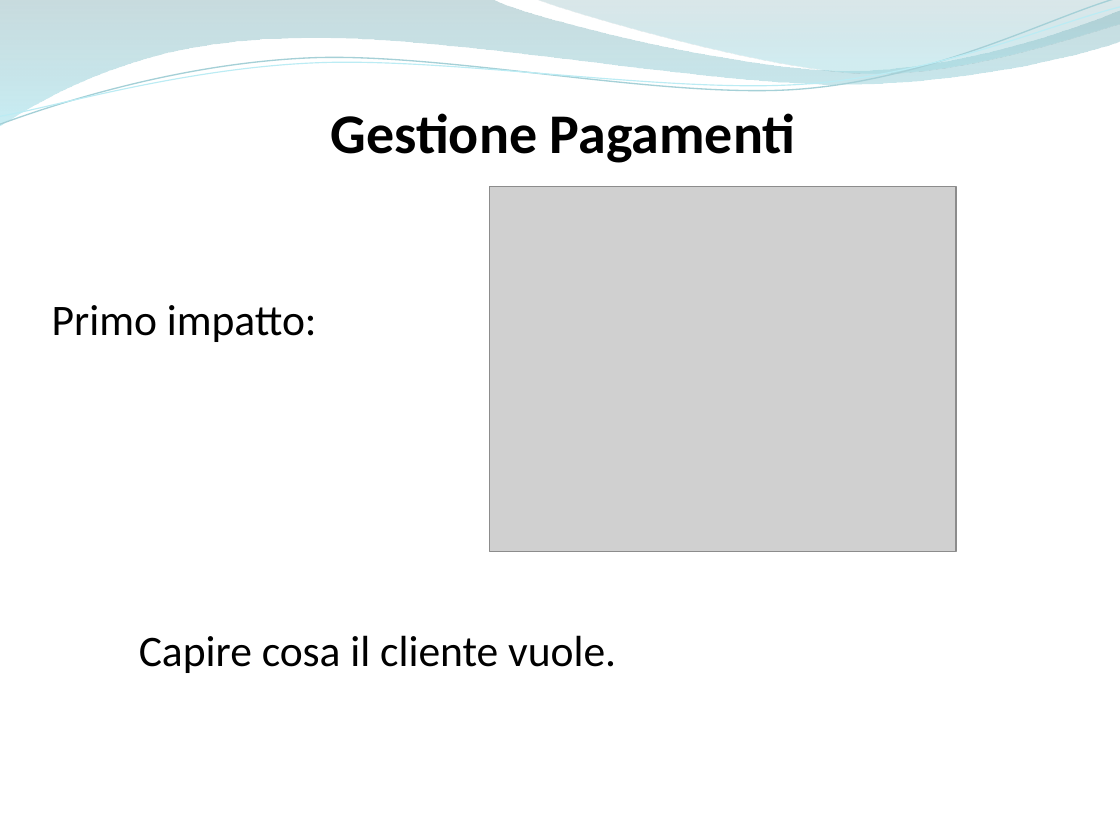
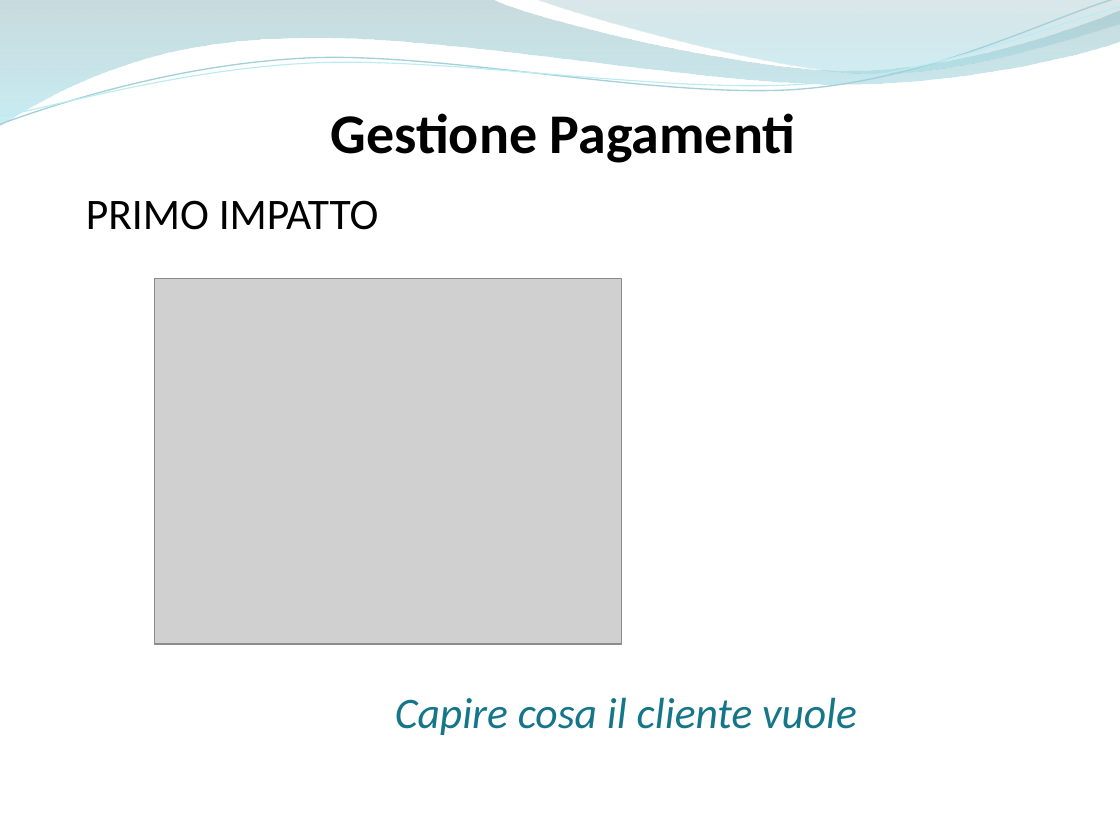
Before and after one commit to ammirate/at-silo, a slide deck: slide 2 of Presentazione/Atsilo2/Parisi/Atsilo_M_Parisi.pptx (slide 3 before the commit). Drawn at 1120x840 pixels with LibreOffice and Linux fonts; fonts in the diff are those of the drawing; grey boxes stand for pictures. Boxes give left, top, right and bottom in pixels: in the first picture for what was removed or moved away, otherwise in the second. Text is boxed around its words. In the diff, an @@ line names an element or a change of style, - is before the commit and + after.

```diff
--- a/Presentazione/Atsilo2/Parisi/Atsilo_M_Parisi.pptx
+++ b/Presentazione/Atsilo2/Parisi/Atsilo_M_Parisi.pptx
@@ text at (86, 200, 379, 230): text changed @@
-Primo impatto:
+PRIMO IMPATTO
@@ picture: place and size @@
-picture at (489, 186, 956, 551)
+picture at (155, 279, 622, 644)
@@ text at (395, 697, 857, 735): text changed; text colour #000000 to #167689; italic on @@
-Capire cosa il cliente vuole.
+Capire cosa il cliente vuole
```
Also in this commit, not shown: 5 other slides changed, 2 slides removed.
